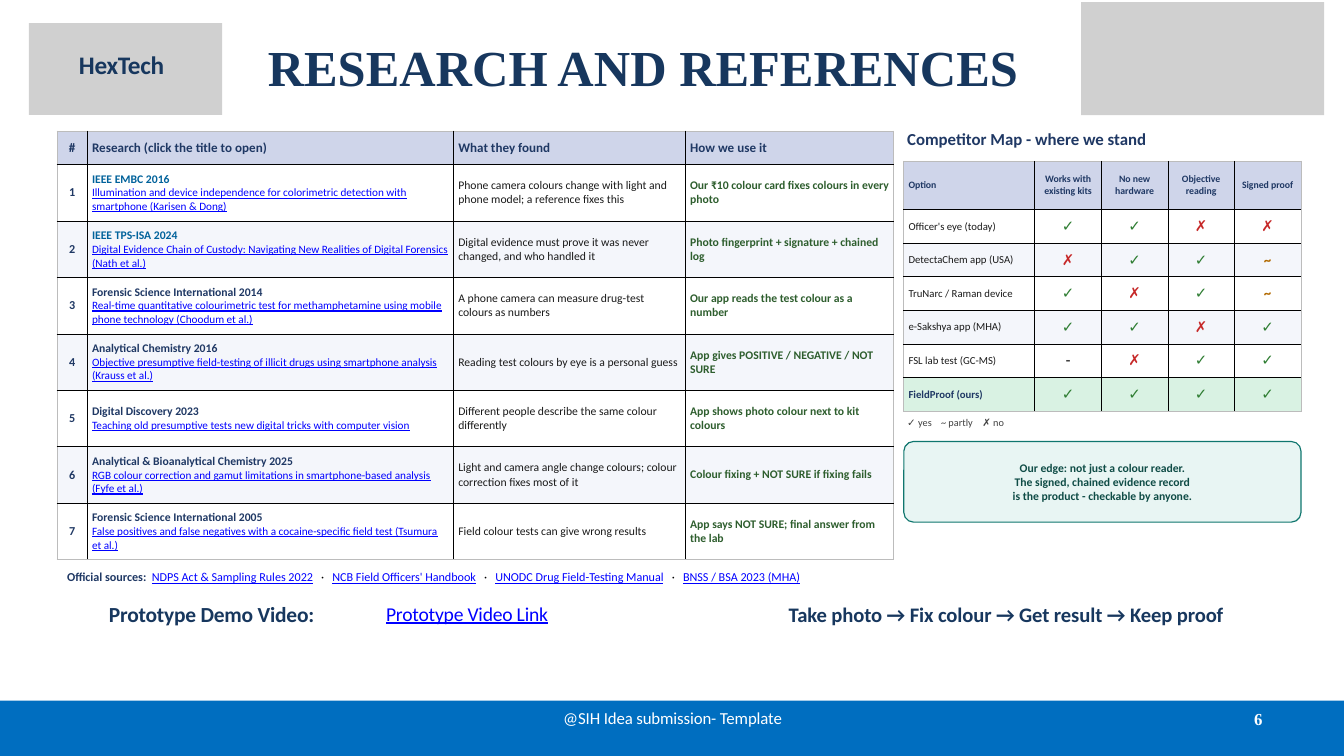
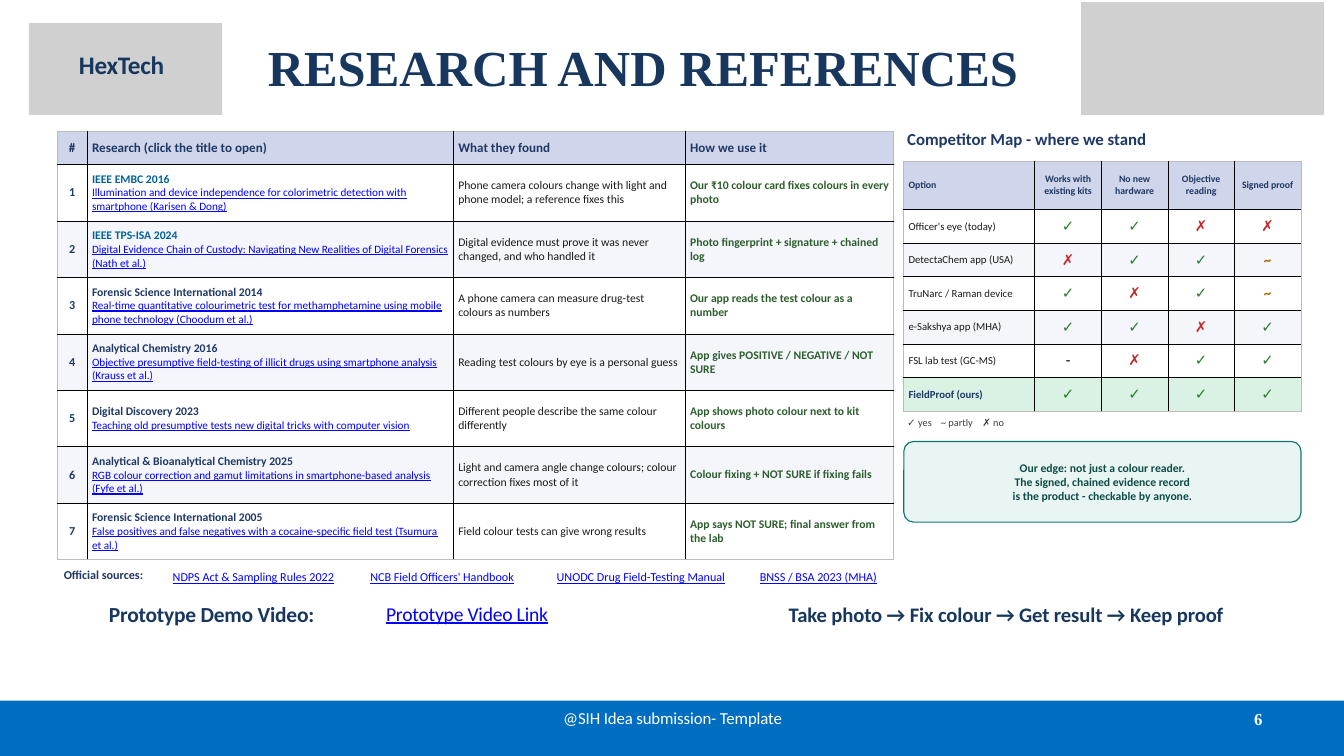
Before and after one commit to Lokeshraj2006/NarcTest, a slide deck: slide 6 of docs/SIH26231_FieldProof_HexTech.pptx. Drawn at 1344x756 pixels with LibreOffice and Linux fonts; fonts in the diff are those of the drawing; grey boxes stand for pictures. Boxes give left, top, right and bottom in pixels: in the first picture for what was removed or moved away, otherwise in the second. Text is boxed around its words. In the diff, an @@ line names an element or a change of style, - is before the commit and + after.

```diff
--- a/docs/SIH26231_FieldProof_HexTech.pptx
+++ b/docs/SIH26231_FieldProof_HexTech.pptx
@@ text added at bbox=[64, 570, 143, 579], 13 pt, text #1F3864, bold @@
+Official sources:
@@ text removed at bbox=[67, 572, 800, 584] @@
-Official sources: NDPS Act & Sampling Rules 2022 · NCB Field Officers' Handbook · UNODC Drug Field-Testing Manual · BNSS / BSA 2023 (MHA)
@@ text added at bbox=[173, 572, 334, 584], 13 pt, text #0000FF, underline @@
+NDPS Act & Sampling Rules 2022
@@ text added at bbox=[370, 572, 514, 584], 13 pt, text #0000FF, underline @@
+NCB Field Officers' Handbook
@@ text added at bbox=[557, 572, 725, 584], 13 pt, text #0000FF, underline @@
+UNODC Drug Field-Testing Manual
@@ text added at bbox=[760, 572, 877, 584], 13 pt, text #0000FF, underline @@
+BNSS / BSA 2023 (MHA)
```
Also in this commit, not shown: 1 other file.
